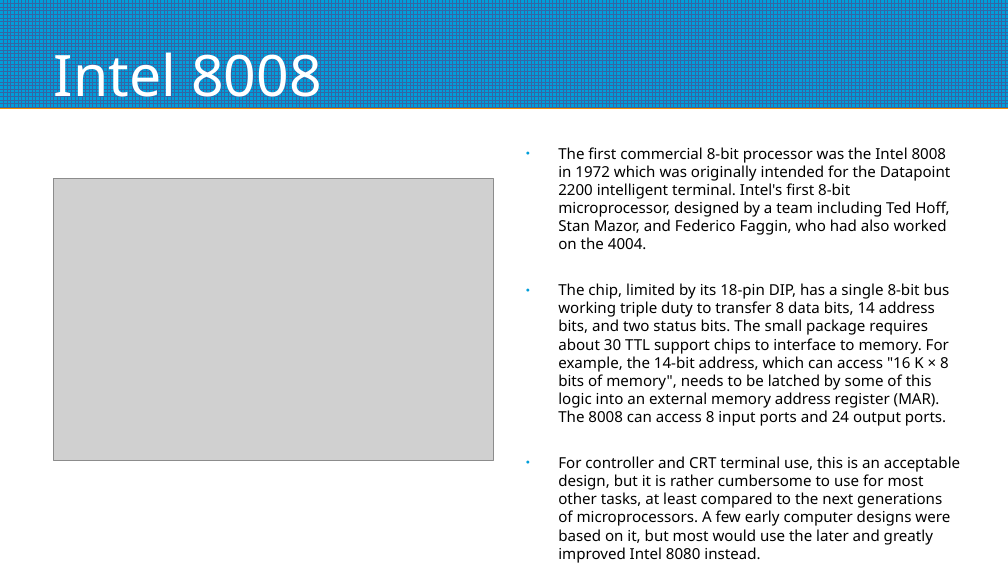
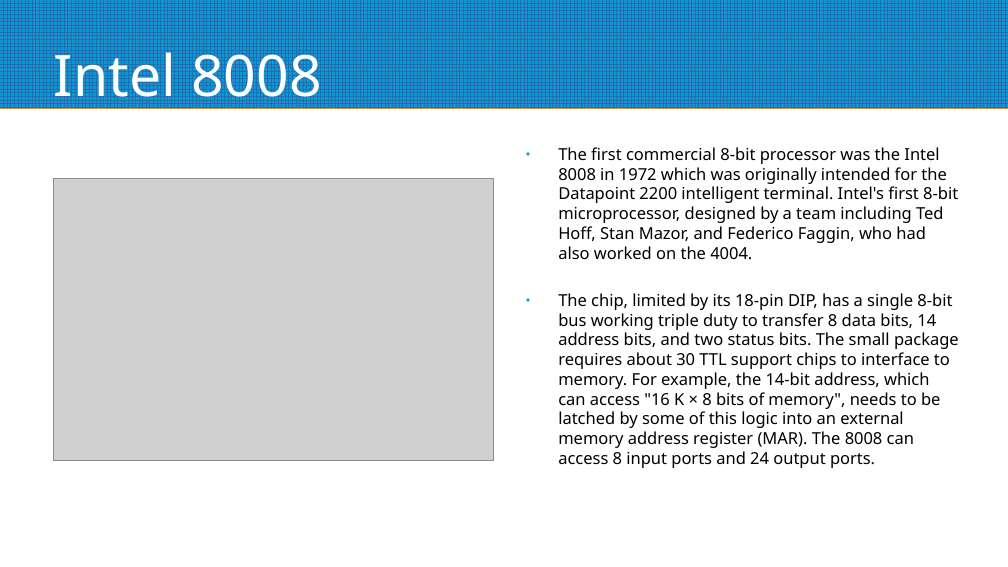
Before and after one commit to mggates39/Programming-With-CPM, a slide deck: slide 5 of CPM_Programming_Slides.odp. Drawn at 1008x567 pixels with LibreOffice and Linux fonts; fonts in the diff are those of the drawing; grey boxes stand for pictures. Boxes give left, top, right and bottom in pixels: in the first picture for what was removed or moved away, otherwise in the second. Text is boxed around its words. In the diff, an @@ line names an element or a change of style, - is before the commit and + after.

```diff
--- a/CPM_Programming_Slides.odp
+++ b/CPM_Programming_Slides.odp
@@ text "The first commercial 8-bit processor ..." at [558,147,959,468]: size 11.9 to 12.9 pt @@
@@ text at [558,456,960,526]: paragraph removed @@
-● For controller and CRT terminal use, this is an acceptable design, but it is rather cumbersome to use for most other tasks, at least compared to the next generations of microprocessors. A few early computer designs were based on it, but most would use the later and greatly improved Intel 8080 instead.
```
Also in this commit, not shown: 11 other slides changed, 7 slides added, 2 other files.
